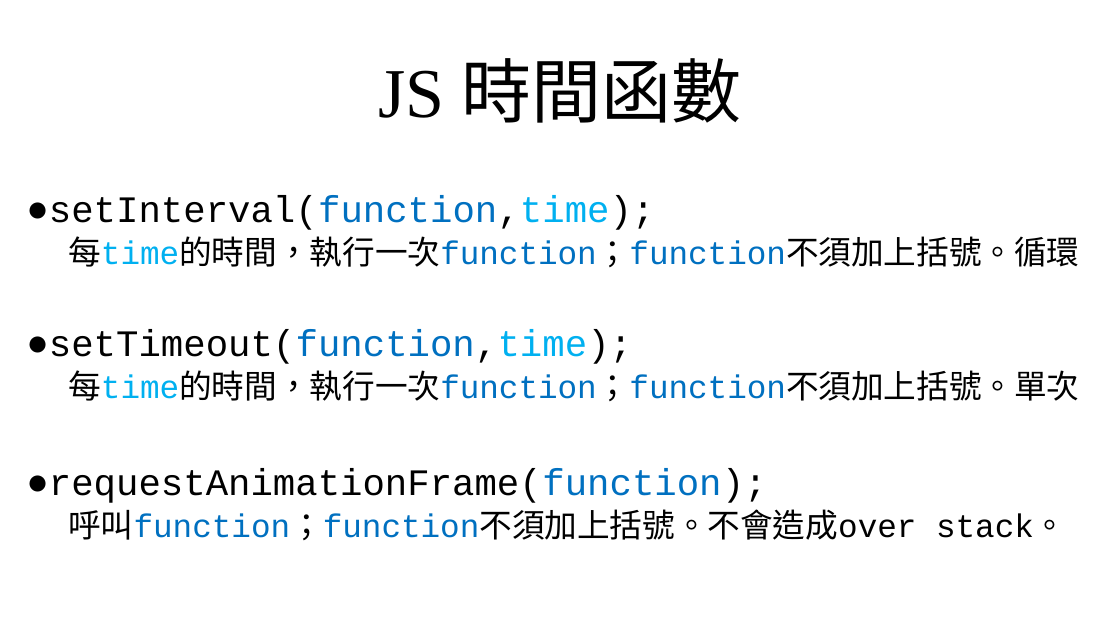
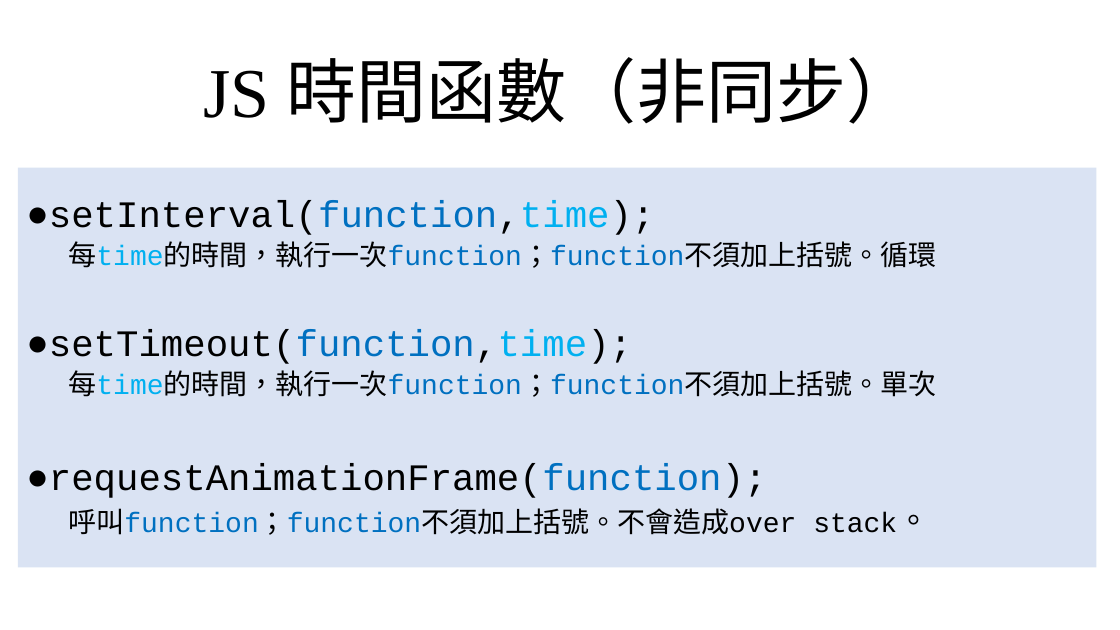
Before and after one commit to beenyan/RLSB, a slide deck: slide 20 of 俄羅斯方塊.pptx (slide 10 before the commit). Drawn at 1120x630 pixels with LibreOffice and Linux fonts; fonts in the diff are those of the drawing; background and template pictures are left out. Boxes give left, top, right and bottom in pixels: in the first picture for what was removed or moved away, otherwise in the second. Text is boxed around its words. In the diff, an @@ line names an element or a change of style, - is before the commit and + after.

```diff
--- a/俄羅斯方塊.pptx
+++ b/俄羅斯方塊.pptx
@@ title at box(203, 57, 917, 124): text changed @@
-JS 時間函數
+JS 時間函數（非同步）
@@ text "setInterval(function,time);": place and size @@
-text "setInterval(function,time);" at box(49, 195, 1079, 540)
+text "setInterval(function,time);" at box(18, 168, 1096, 568)
@@ text "setInterval(function,time);" at box(18, 168, 1096, 568): fill none to #DAE3F3 @@
@@ text at box(68, 241, 936, 535): size 28 to 24 pt in "每time的時間，執行一次function；function不須加上括號。循環", "每time的時間，執行一次function；function不須加上括號。單次", "呼叫function；function不須加上括號。不會造成over stack。" @@
```
Also in this commit, not shown: 5 other slides changed, 8 slides added, 4 slides removed, 3 other files.
